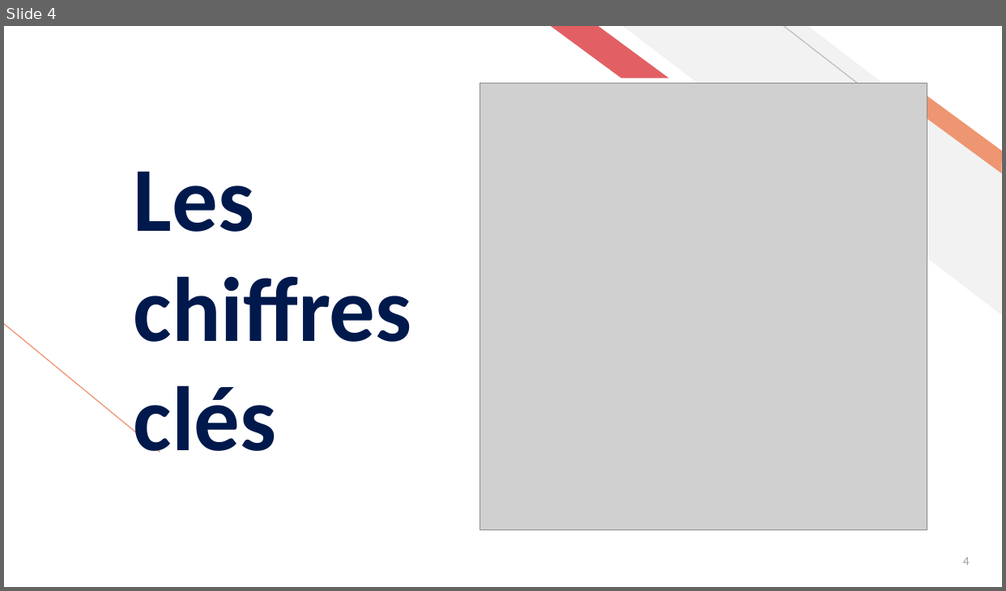
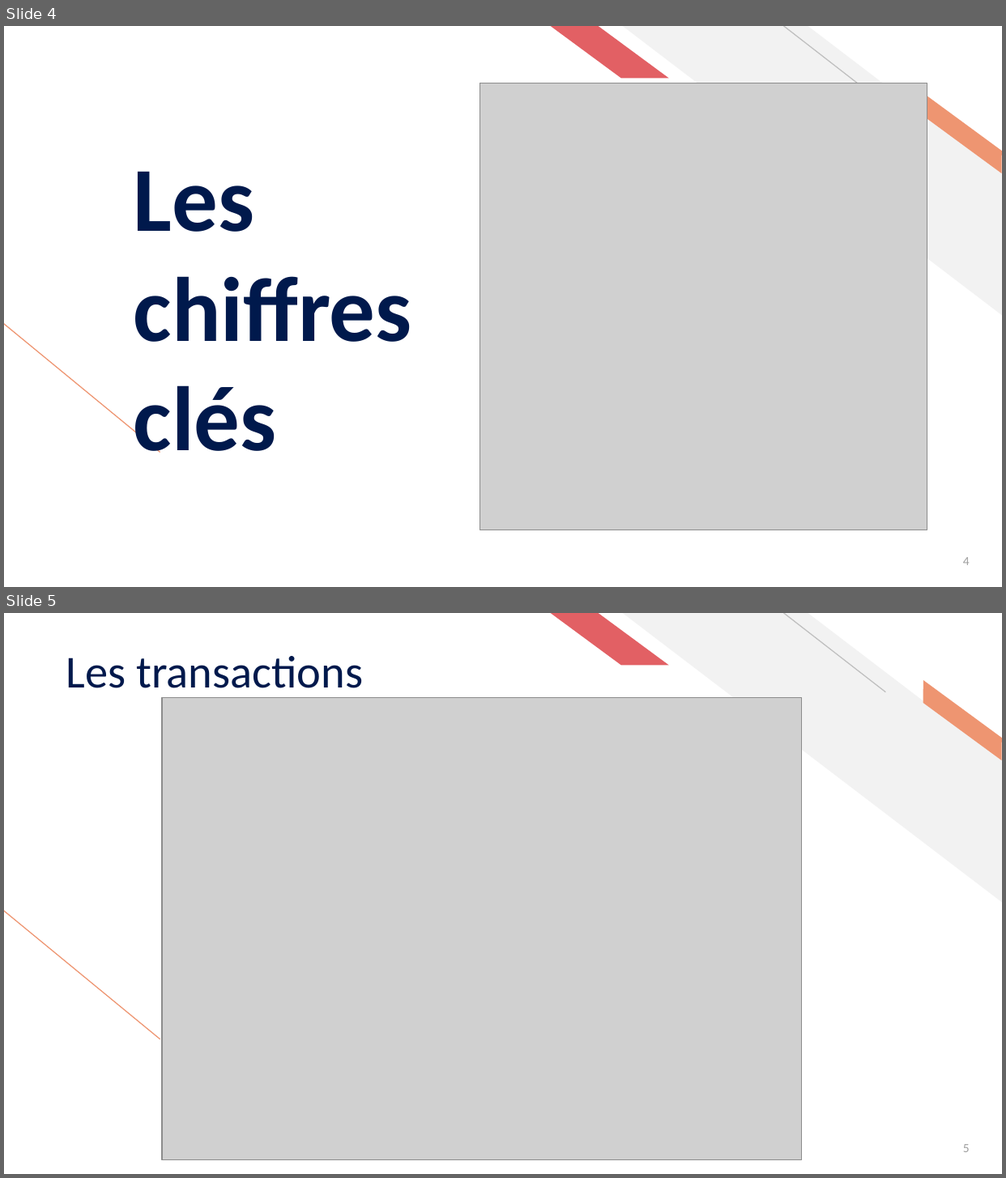
Before and after one commit to ziedbelhocine/Cours-OC, a slide deck: Data_Analyst/Projet_9/Belhocine_Zied_2_support_presentation_042026.pptx. Shown one above the other, each under a label of ours: slide 4 before the commit, slides 4 and 5 after it. The pictures are 1006x591 and 1006x1178 pixels, drawn with LibreOffice and Linux fonts; fonts in the diff are those of the drawing; grey boxes stand for pictures. Boxes give left, top, right and bottom in pixels: in the first picture for what was removed or moved away, otherwise in the second. Text is boxed around its words. In the diff, an @@ line names an element or a change of style, - is before the commit and + after.

```diff
--- a/Data_Analyst/Projet_9/Belhocine_Zied_2_support_presentation_042026.pptx
+++ b/Data_Analyst/Projet_9/Belhocine_Zied_2_support_presentation_042026.pptx
@@ slide 5 added at (4, 613, 1002, 1174), background #FFFFFF; not listed: 5 template elements that a slide beside it also shows @@
@@ title added at (66, 656, 363, 698), 33 pt, text #00194C @@
+Les transactions
@@ picture added at (162, 698, 801, 1160) @@
@@ page number added at (963, 1144, 970, 1152), 9 pt, text #9E9E9E @@
+5
```
Also in this commit, not shown: 20 other slides changed, 1 slide removed, 2 other files.
